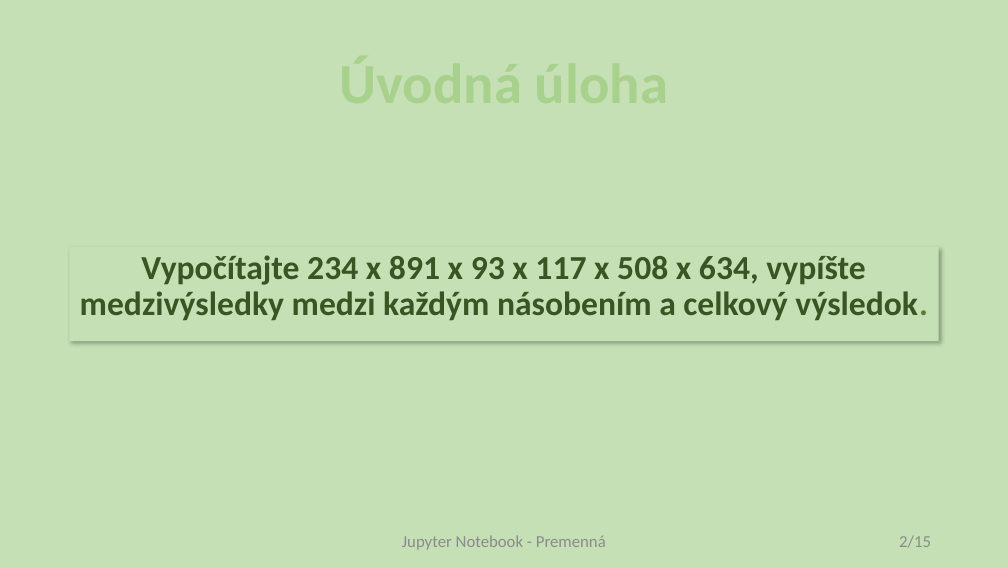
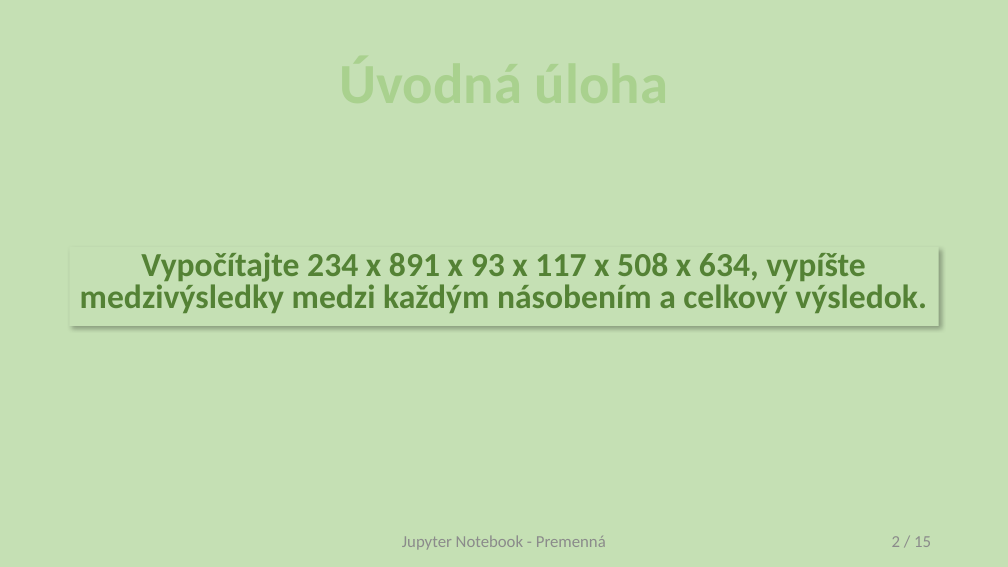
Before and after one commit to xcerni13/diplomova-praca, a slide deck: slide 2 of Prezentacie/2. Premenna.pptx. Drawn at 1008x567 pixels with LibreOffice and Linux fonts; fonts in the diff are those of the drawing. Boxes give left, top, right and bottom in pixels: in the first picture for what was removed or moved away, otherwise in the second. Text is boxed around its words. In the diff, an @@ line names an element or a change of style, - is before the commit and + after.

```diff
--- a/Prezentacie/2. Premenna.pptx
+++ b/Prezentacie/2. Premenna.pptx
@@ text "Vypočítajte 234 x 891 x ...": place and size @@
-text "Vypočítajte 234 x 891 x ..." at [70,247,939,341]
+text "Vypočítajte 234 x 891 x ..." at [70,247,939,326]
@@ text "Vypočítajte 234 x 891 x ..." at [70,247,939,326]: text colour #385723 to #548235; line spacing 0.9 to 0.8 @@
@@ page number at [892,536,931,547]: spaces changed @@
-2/15
+2 / 15
```
Also in this commit, not shown: 2 other slides changed, 9 other files.
